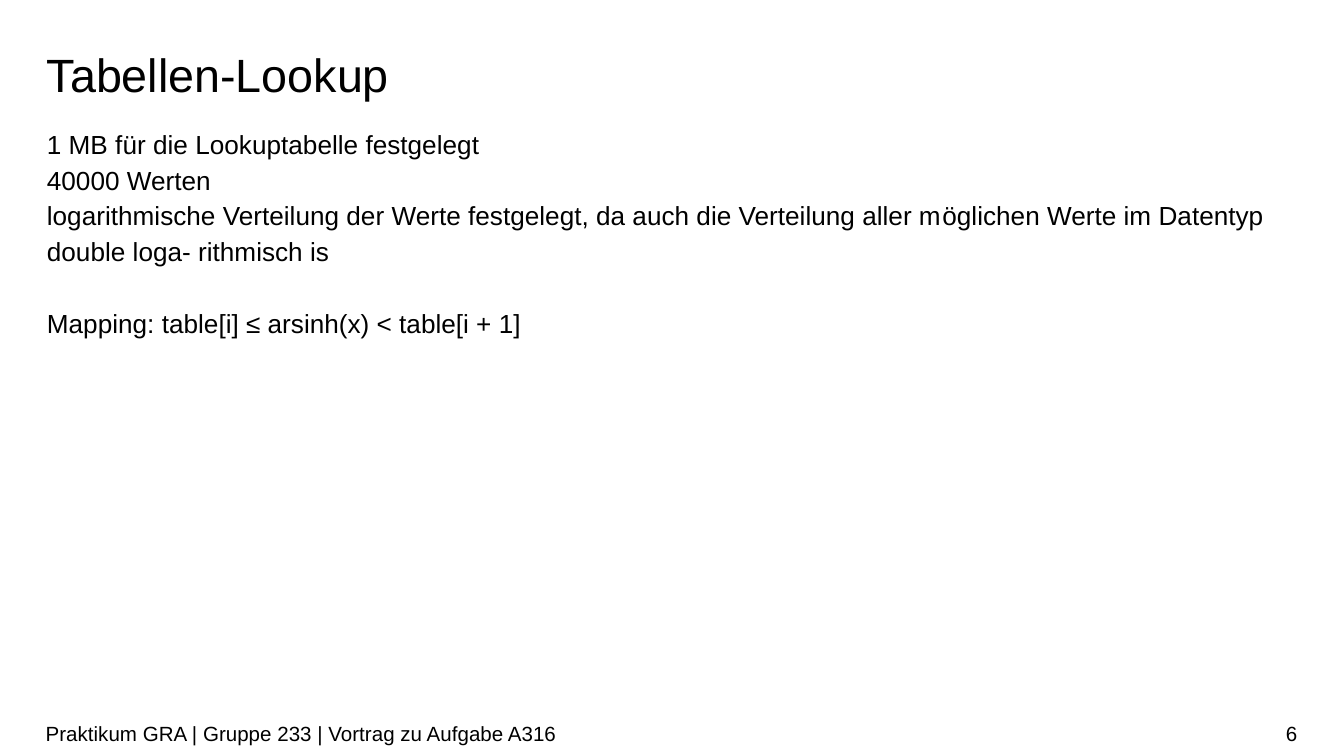
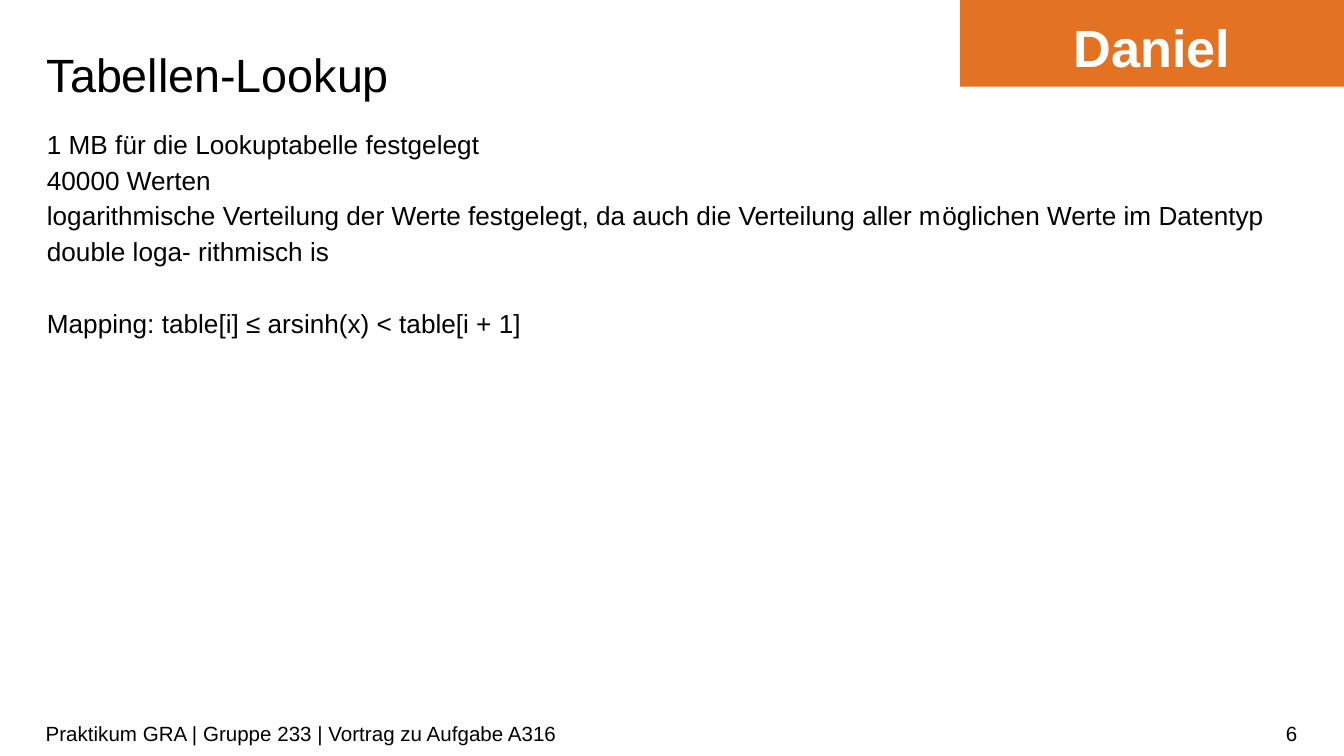
Before and after one commit to ludwiggr/ArSinH, a slide deck: slide 6 of Vortrag/Vortrag.pptx. Drawn at 1344x756 pixels with LibreOffice and Linux fonts; fonts in the diff are those of the drawing; background and template pictures are left out. Boxes give left, top, right and bottom in pixels: in the first picture for what was removed or moved away, otherwise in the second. Text is boxed around its words. In the diff, an @@ line names an element or a change of style, - is before the commit and + after.

```diff
--- a/Vortrag/Vortrag.pptx
+++ b/Vortrag/Vortrag.pptx
@@ rectangle added at (960, 0, 1344, 86), fill #E37222, 28 pt, text #FFFFFF, bold @@
+Daniel
```
Also in this commit, not shown: 12 other slides changed, 4 slides added, 1 slide removed.
